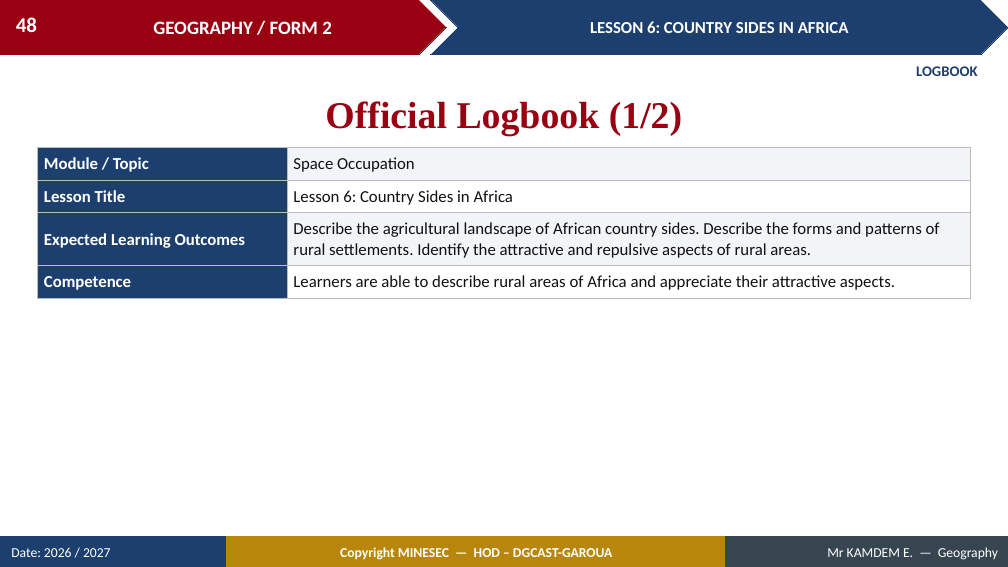
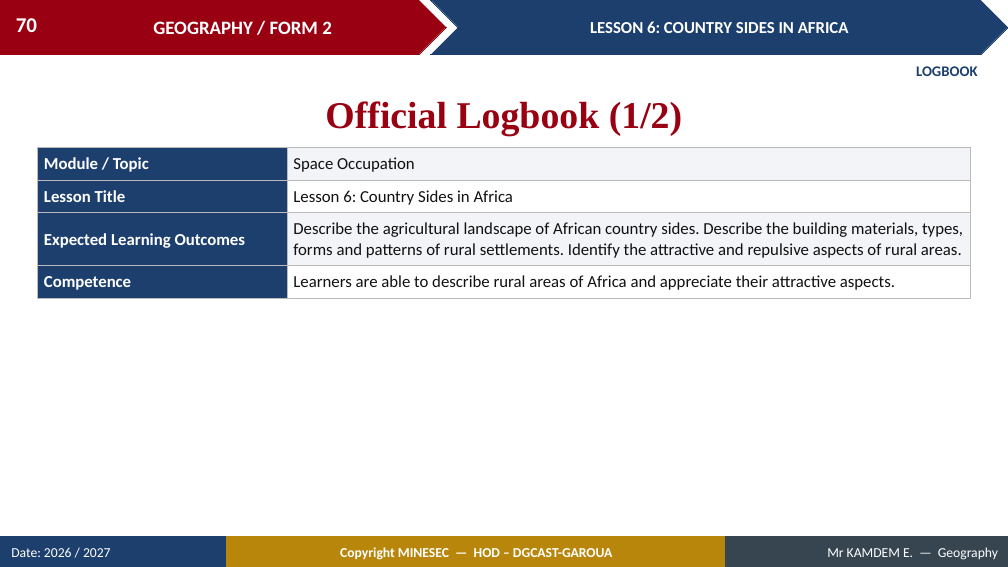
Before and after one commit to Berthautk/linea-github, a slide deck: slide 70 of lecons/F2/13_F2_M2_L06_Country_Sides_in_Africa.pptx (slide 48 before the commit). Drawn at 1008x567 pixels with LibreOffice and Linux fonts; fonts in the diff are those of the drawing. Boxes give left, top, right and bottom in pixels: in the first picture for what was removed or moved away, otherwise in the second. Text is boxed around its words. In the diff, an @@ line names an element or a change of style, - is before the commit and + after.

```diff
--- a/lecons/F2/13_F2_M2_L06_Country_Sides_in_Africa.pptx
+++ b/lecons/F2/13_F2_M2_L06_Country_Sides_in_Africa.pptx
@@ page number at <box>16,18,37,32</box>: text changed @@
-48
+70
@@ table at <box>38,147,970,294</box> @@
-row 3, column 2: Describe the agricultural landscape of African country sides. Describe the forms and patterns of rural settlements. Identify the attractive and repulsive aspects of rural areas.
+row 3, column 2: Describe the agricultural landscape of African country sides. Describe the building materials, types, forms and patterns of rural settlements. Identify the attractive and repulsive aspects of rural areas.
```
Also in this commit, not shown: 24 other slides changed, 25 slides added, 2 slides removed, 21 other files.
